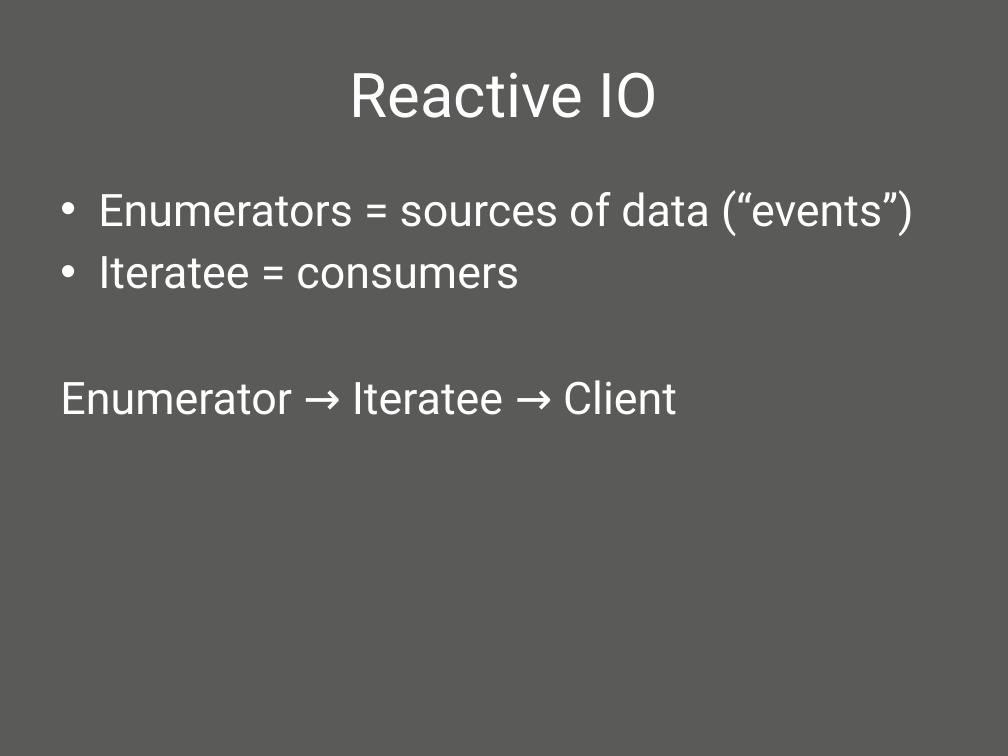
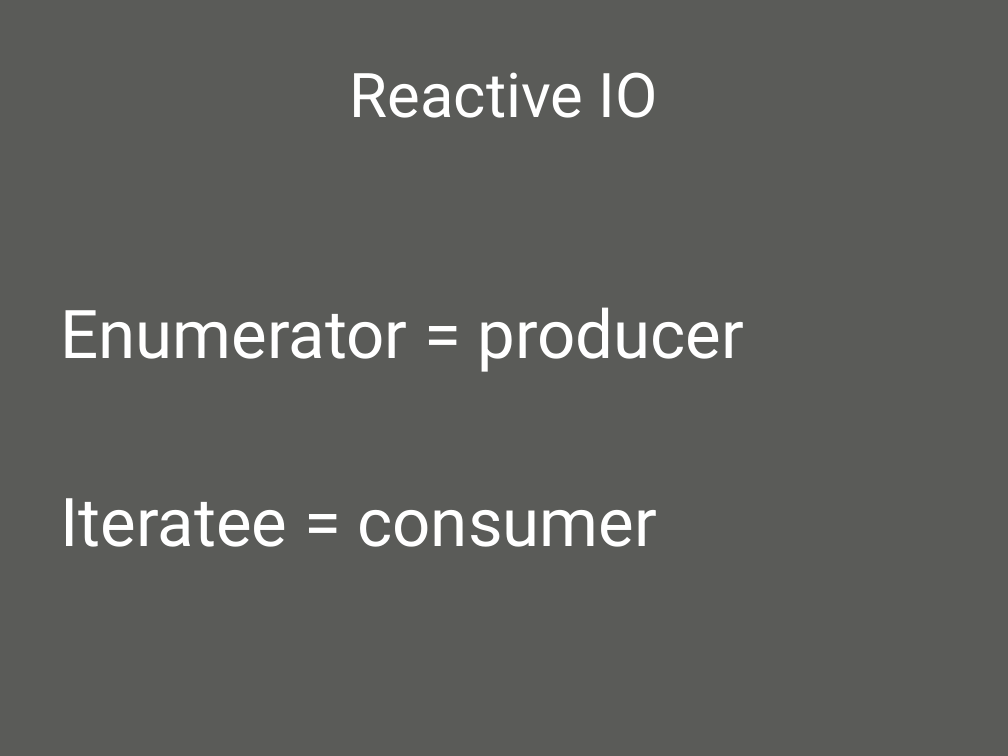
Before and after one commit to oscarrenalias/wjax-2012-play-async-apps, a slide deck: slide 21 of presentation/Asynchronous web apps with Play Framework 2.0.pptx (slide 18 before the commit). Drawn at 1008x756 pixels with LibreOffice and Linux fonts; fonts in the diff are those of the drawing; background and template pictures are left out. Boxes give left, top, right and bottom in pixels: in the first picture for what was removed or moved away, otherwise in the second. Text is boxed around its words. In the diff, an @@ line names an element or a change of style, - is before the commit and + after.

```diff
--- a/presentation/Asynchronous web apps with Play Framework 2.0.pptx
+++ b/presentation/Asynchronous web apps with Play Framework 2.0.pptx
@@ text "Enumerator = producer" at [60,307,744,547]: vertical alignment top to middle @@
@@ text at [60,307,744,547]: text changed; size 32 to 48 pt @@
-• Enumerators = sources of data (“events”)
-• Iteratee = consumers
-Enumerator → Iteratee → Client
+Enumerator = producer
+Iteratee = consumer
```
Also in this commit, not shown: 6 other slides changed, 9 slides added, 1 slide removed.
